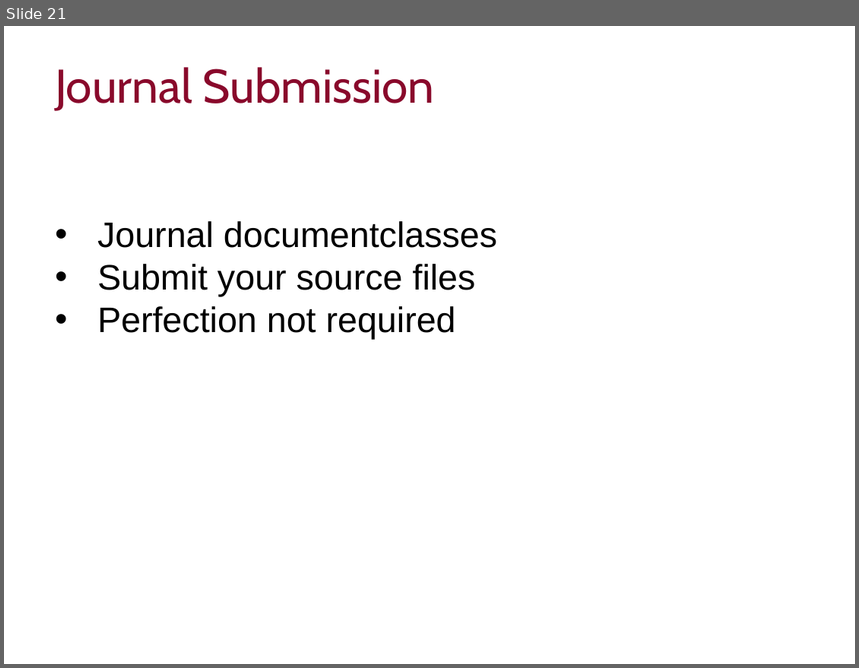
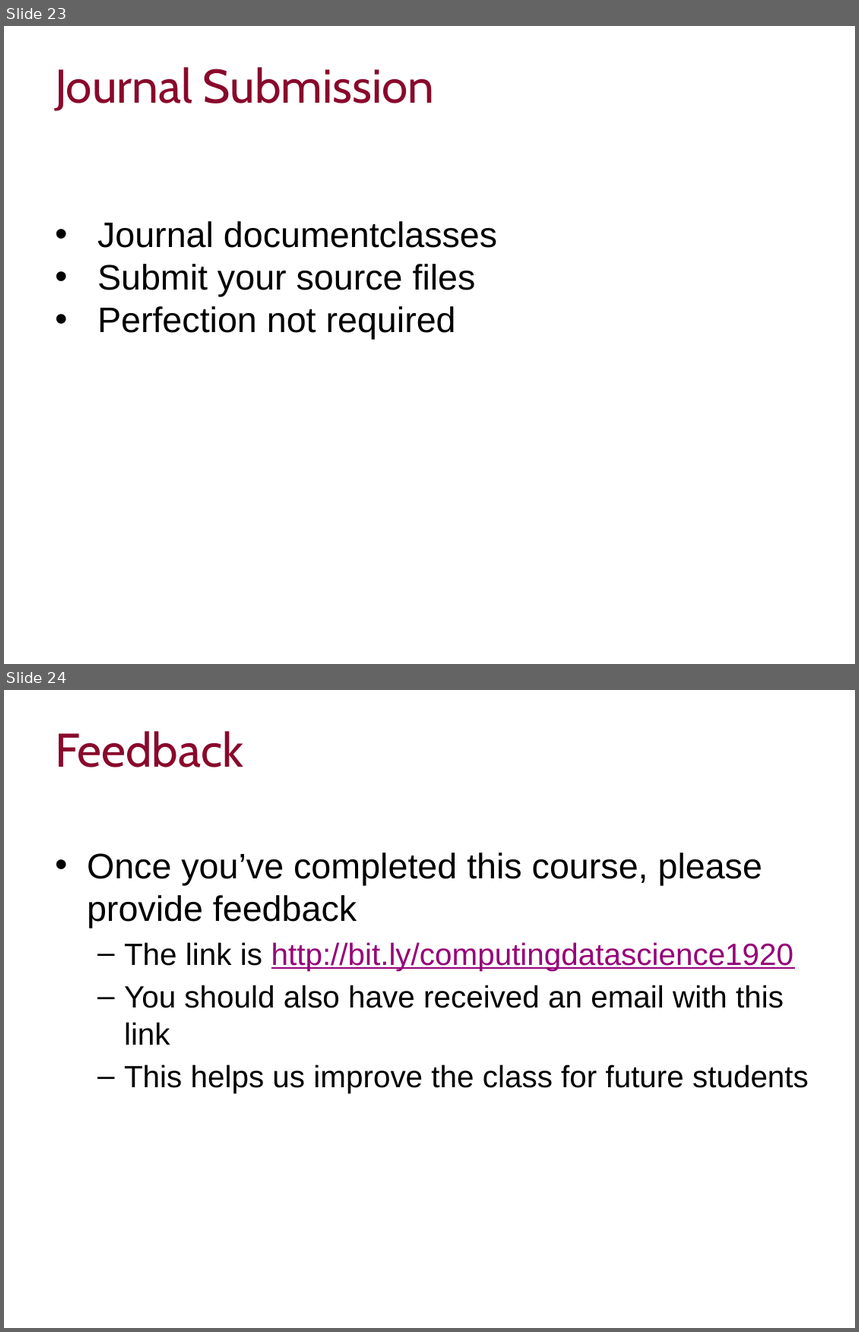
Before and after one commit to ImperialCollegeLondon/RCDS-introduction-to-latex, a slide deck: Intro to Latex Slides.pptx. Shown one above the other, each under a label of ours: slide 21 before the commit, slides 23 and 24 after it. The pictures are 859x668 and 859x1332 pixels, drawn with LibreOffice and Linux fonts; fonts in the diff are those of the drawing; background and template pictures are left out. Boxes give left, top, right and bottom in pixels: in the first picture for what was removed or moved away, otherwise in the second. Text is boxed around its words. In the diff, an @@ line names an element or a change of style, - is before the commit and + after.

```diff
--- a/Intro to Latex Slides.pptx
+++ b/Intro to Latex Slides.pptx
@@ slide 24 added at bbox=[4, 690, 855, 1328], background #FFFFFF @@
@@ title added at bbox=[55, 731, 243, 768], 40 pt, text #89092B @@
+Feedback
@@ text added at bbox=[87, 853, 809, 1094], 26 pt, text #000000 @@
+• Once you’ve completed this course, please provide feedback
+  – The link is http://bit.ly/computingdatascience1920
+  – You should also have received an email with this link
+  – This helps us improve the class for future students
@@ what was slide 21 is now slide 23 @@
```
Also in this commit, not shown: 1 slide changed, 3 other slides added, 1 slide removed.
